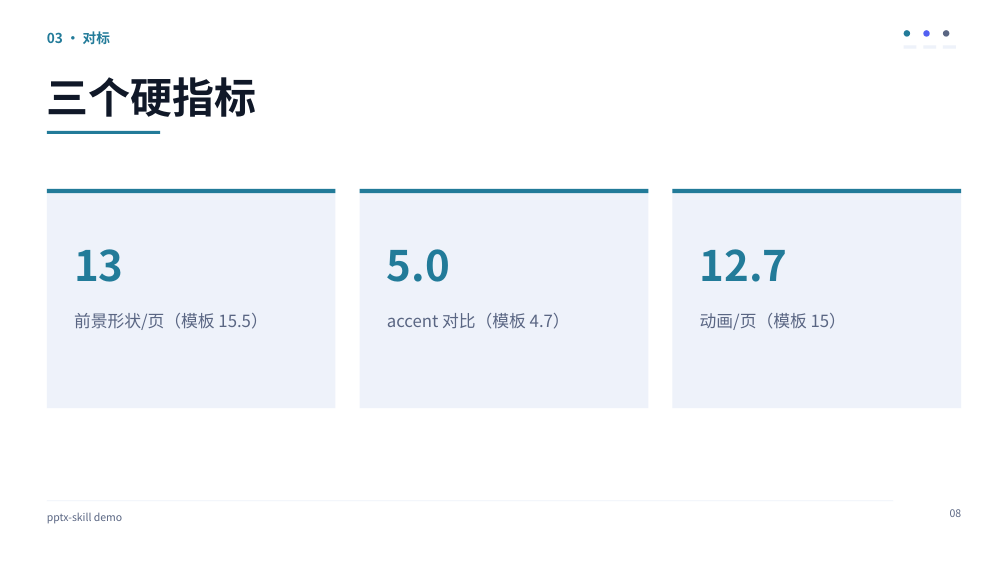
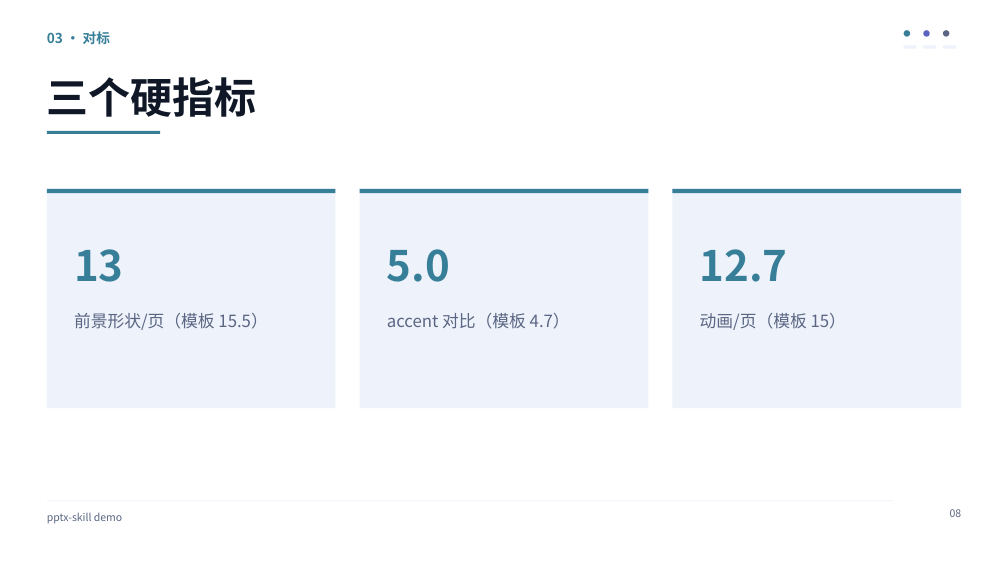
Before and after one commit to ThisZhouS/pptx, a slide deck: slide 8 of pptx-skill/examples/demo-科技.pptx. Drawn at 1008x567 pixels with LibreOffice and Linux fonts; fonts in the diff are those of the drawing. Boxes give left, top, right and bottom in pixels: in the first picture for what was removed or moved away, otherwise in the second. Text is boxed around its words. In the diff, an @@ line names an element or a change of style, - is before the commit and + after.

```diff
--- a/pptx-skill/examples/demo-科技.pptx
+++ b/pptx-skill/examples/demo-科技.pptx
@@ ellipse at <box>923,30,930,37</box>: fill #5260F2 to #5C62BF @@
@@ fill #227B99 to #377F99 in 5 elements at <box>47,189,336,194</box>, <box>360,189,649,194</box>, <box>673,189,962,194</box>, <box>904,30,910,37</box>, <box>47,131,160,134</box> @@
@@ text colour #227B99 to #377F99 in 4 elements at <box>47,31,110,44</box>, <box>74,249,124,282</box>, <box>387,249,450,282</box>, <box>700,249,788,282</box> @@
```
Also in this commit, not shown: 10 other slides changed, 8 other files.
